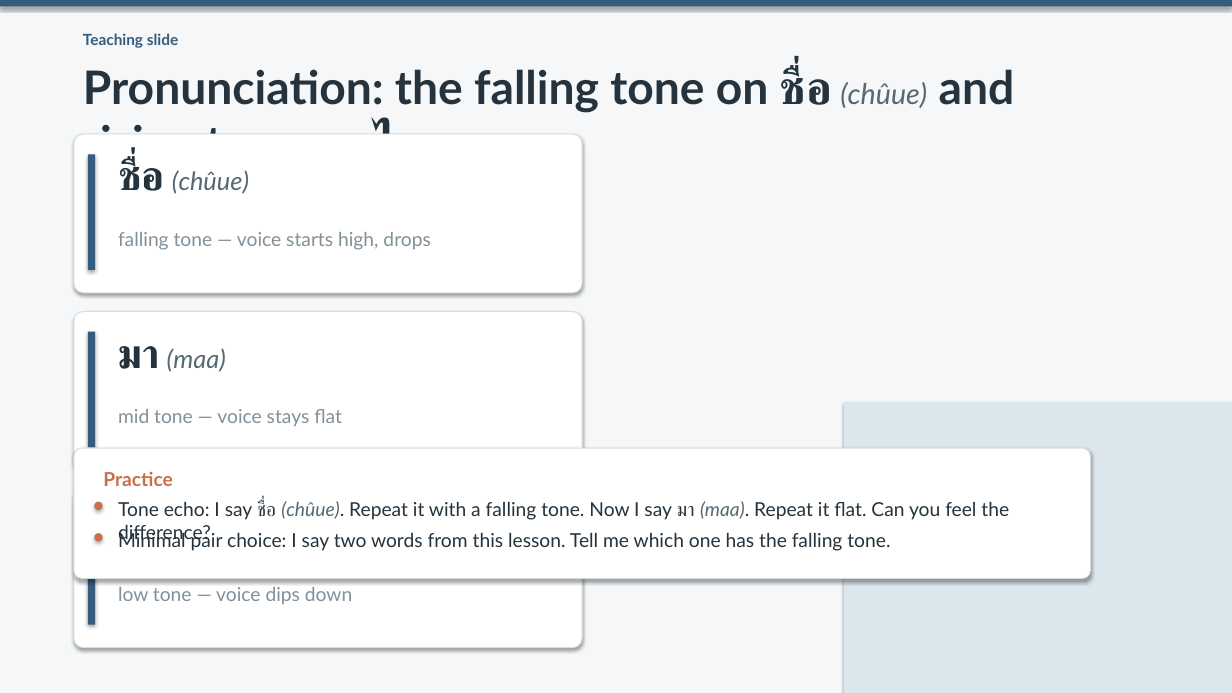
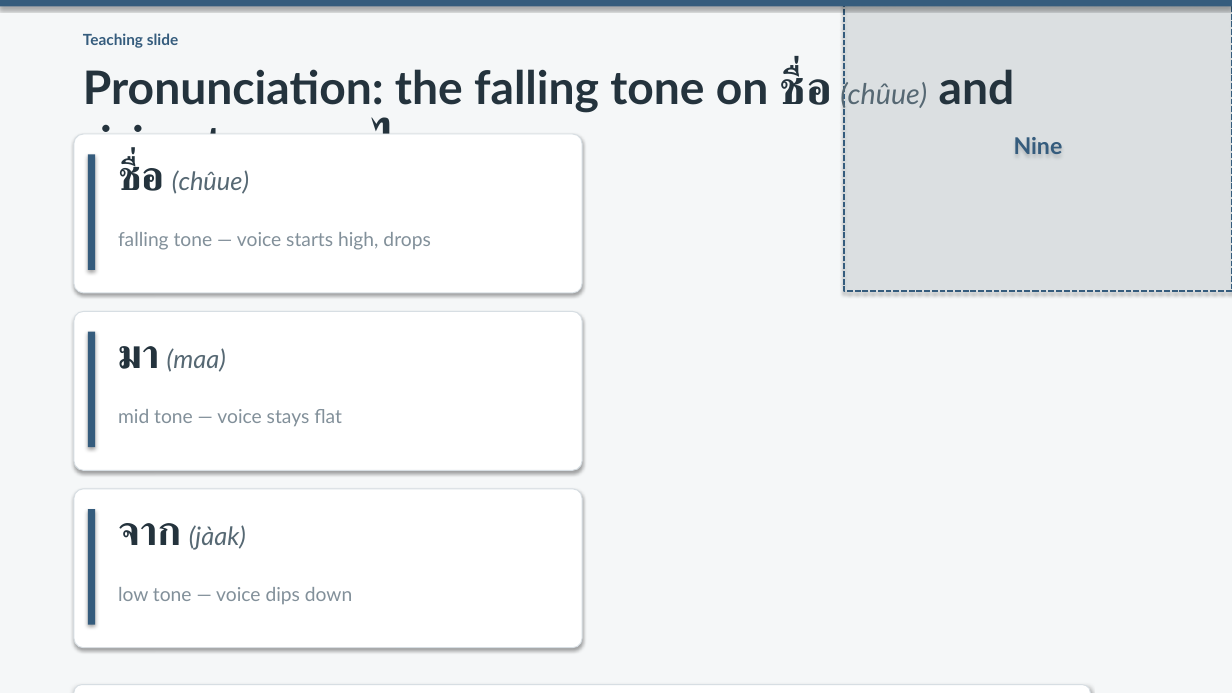
Before and after one commit to OTFTCS/thai-nine, a slide deck: slide 6 of course/modules/M01/L002/M01-L002-deck.pptx. Drawn at 1232x693 pixels with LibreOffice and Linux fonts; fonts in the diff are those of the drawing. Boxes give left, top, right and bottom in pixels: in the first picture for what was removed or moved away, otherwise in the second. Text is boxed around its words. In the diff, an @@ line names an element or a change of style, - is before the commit and + after.

```diff
--- a/course/modules/M01/L002/M01-L002-deck.pptx
+++ b/course/modules/M01/L002/M01-L002-deck.pptx
@@ rectangle added at box(844, 0, 1232, 291), fill #DBE7EC at 30% opacity, outline #355C7D 1.5 pt dashed, 18 pt, text #355C7D, bold @@
+Nine
@@ rectangle removed at box(844, 402, 1232, 693) @@
@@ text removed at box(103, 472, 173, 486) @@
-Practice
@@ ellipse removed at box(94, 502, 103, 510) @@
@@ text removed at box(118, 501, 1009, 520) @@
-Tone echo: I say ชื่อ (chûue). Repeat it with a falling tone. Now I say มา (maa). Repeat it flat. Can you feel the difference?
@@ ellipse removed at box(94, 533, 103, 542) @@
@@ text removed at box(118, 531, 890, 551) @@
-Minimal pair choice: I say two words from this lesson. Tell me which one has the falling tone.
@@ text added at box(118, 523, 246, 550), 19.8 pt, text #566873, italic @@
+จาก (jàak)
@@ rounded rectangle: place and size @@
-rounded rectangle at box(74, 448, 1091, 579)
+rounded rectangle at box(74, 685, 1091, 693)
```
Also in this commit, not shown: 8 other slides changed, 4 other files.
